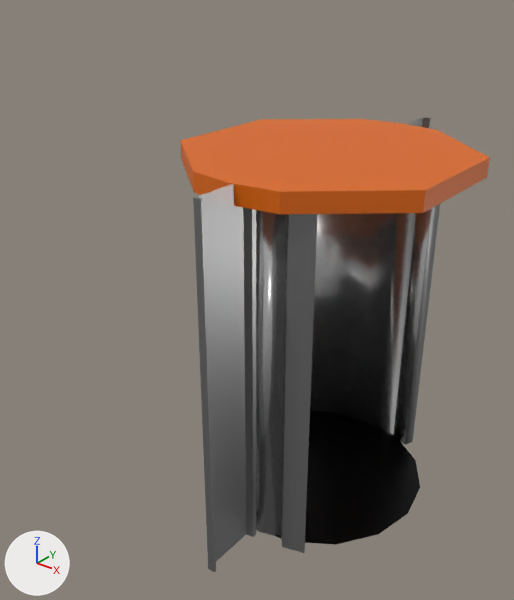
An edit to the Blender file Assets/FinalModelsFBX/Door/DoorModule.blend, drawn before and after from the same camera.
The view is the same before and after, from a camera (50 mm lens) standing at (3.85, -5.94, 5.71) and looking at (-0.85, -0.08, 2.07). The axes (+X, +Y, +Z) are drawn at lower left. The lights are the same throughout.

Names of what the first picture shows: 'Doors', 'Inside', 'LeftDoor', 'Top'.
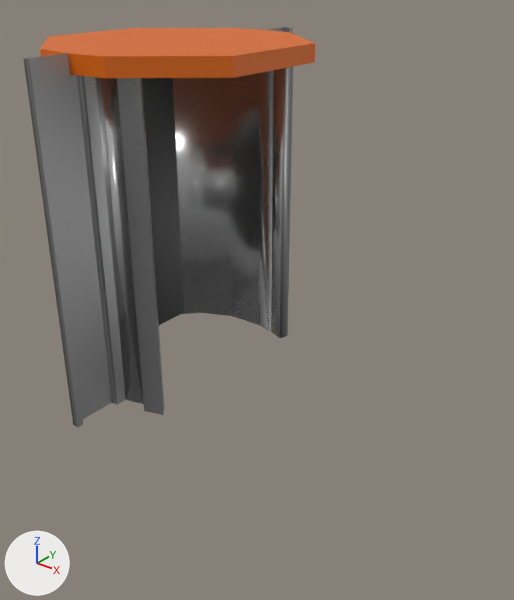
The change in detail:
me_circle_006 has 84 vertices, 78 faces and spans x -1.31..0.72, y -1.3..1.32, z 0.0..3.81.
me_circle_006 is used by ob_leftdoor; parent ob_inside; location (0.0, 0.0, 0.0).
me_circle_006 part 1: the whole mesh is moved by (-2.04, 0.0, 0.87).
me_plane_051 has 20 vertices, 14 faces and spans x -1.39..1.39, y -1.51..1.51, z 3.78..3.97.
me_plane_051 is used by ob_top; parent ob_inside; location (0.0, 0.0, 0.0).
me_plane_051 part 2: the whole mesh is moved by (-2.04, 0.0, 0.89).
me_circle_014 is used by ob_inside; location (0.0, 0.0, 0.0).
me_circle_014 had 21 vertices, 4 faces and spanned x -0.91..1.29, y -1.29..1.29, z 0.0..3.81.
me_circle_014 now has 40 vertices, 29 faces and spans x -2.95..-1.92, y -2.0..2.0, z 0.87..4.87.
me_circle_014 part 3: the whole mesh is rebuilt.
me_circle_014 now uses material mat_metalwall (grey #9c9c9c).
Object 'Doors' (ob_doors) is deleted.

Pixel boxes (x1, y1, x2, y2) of what changed, in the pictures (514 x 600 px):
'LeftDoor', mesh moved
    before: (256, 204, 440, 553)
    after: (95, 67, 293, 415)
'Inside', reshaped
    before: (278, 410, 420, 545)
    after: (24, 27, 293, 427)
'Top', mesh moved
    before: (180, 119, 490, 214)
    after: (40, 28, 315, 78)
'Doors', deleted
    before: (193, 117, 431, 572)
